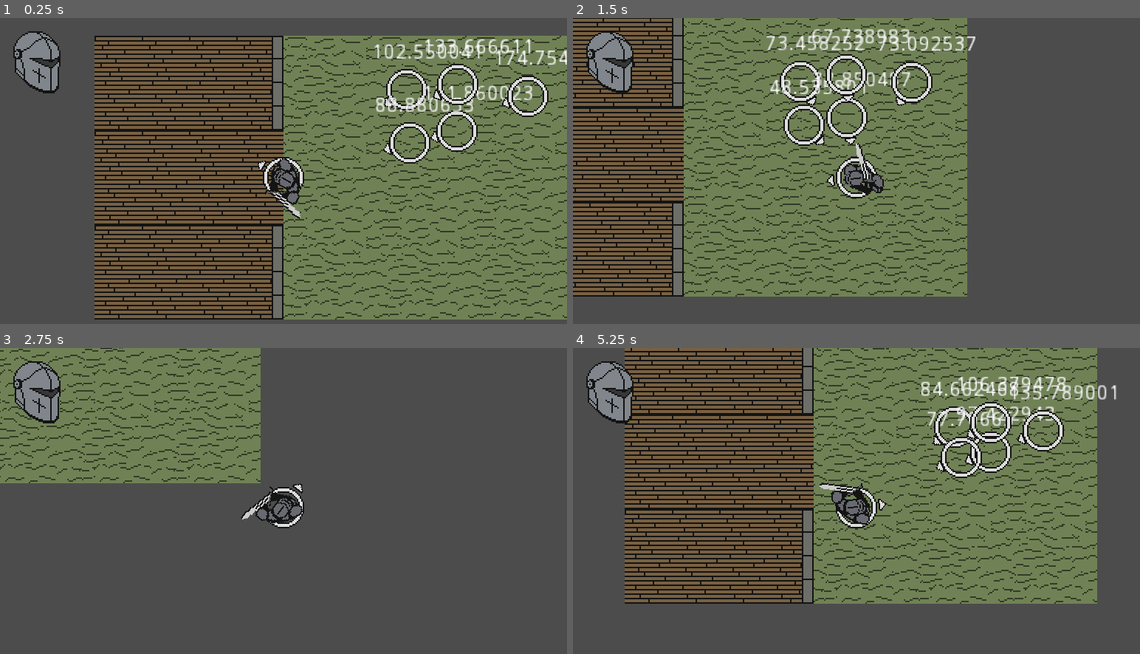
Above: before the commit, frames 1-4 (two rows, left to right).
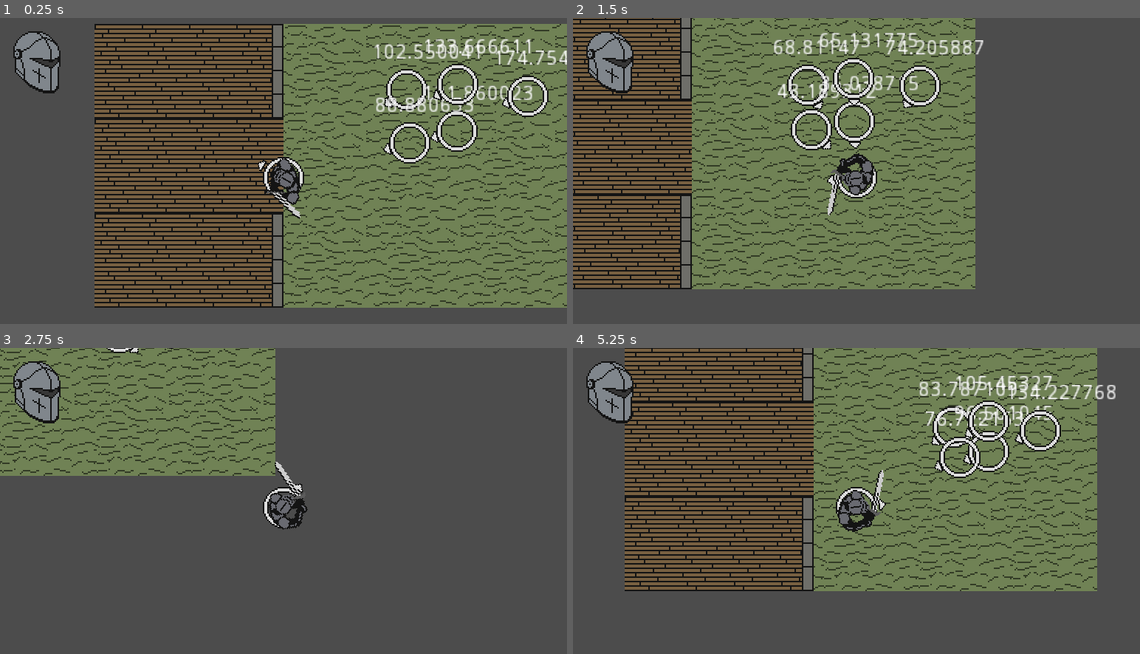
Above: after the commit, the same moments.

Repository: BGuerrero825/Slasher
Game: Godot game, scene res://Base.tscn
Same seed, same stepped clock (60 frames per second), same inputs: the game is played once before the commit and once after it.
Inputs (mouse positions are in pixels of both pictures, inside the frame that each line leads up to):
- Up to frame 1 (0.25 s): no input
- Up to frame 2 (1.5 s): move the mouse to (981, 161) at 0.52 s; press the mouse at (981, 161) at 0.53 s; hold D (move_right) 0.53-1.28 s; right-click (981, 161) at 0.8 s; move the mouse to (743, 192) at 1.27 s; release the mouse at (743, 192) at 1.28 s; hold S (move_down) from 1.28 s (still down); right-click (743, 192) at 1.35 s
- Up to frame 3 (2.75 s): click (170, 522) at 1.55 s; move the mouse to (340, 436) at 2.02 s; release S (move_down) at 2.03 s; press the mouse at (340, 436) at 2.03 s; hold D (move_right) from 2.03 s (still down); right-click (340, 436) at 2.3 s
- Up to frame 4 (5.25 s): move the mouse to (828, 571) at 2.77 s; release D (move_right) at 2.78 s; release the mouse at (828, 571) at 2.78 s; hold Up (move_up) 2.78-3.53 s; right-click (828, 571) at 2.85 s; click (828, 571) at 3.05 s; move the mouse to (1026, 556) at 3.52 s; press the mouse at (1026, 556) at 3.53 s; hold A (move_left) 3.53-5.03 s; right-click (1026, 556) at 3.8 s; move the mouse to (686, 461) at 4.27 s; release the mouse at (686, 461) at 4.28 s; right-click (686, 461) at 4.35 s; click (686, 461) at 4.55 s; move the mouse to (884, 507) at 5.02 s; press the mouse at (884, 507) at 5.03 s; hold S (move_down) from 5.03 s (still down)

The runs differ from the first frame. In frame 1, 35% of the frame differs, in the area x 16-100%, y 1-99%; in frame 2, 28%; in frame 3, 7.0%; in frame 4, 25%.

Commit message:
blocking anim
jerryrigged animations to character script, added block animation

Diff:
--- a/Base.tscn
+++ b/Base.tscn
@@ -8,6 +8,7 @@
 [node name="Base" type="Node2D"]
 
 [node name="background" type="Sprite" parent="."]
+position = Vector2( 0, -8 )
 texture = ExtResource( 4 )
 centered = false
 
--- a/code/player.gd
+++ b/code/player.gd
@@ -29,27 +29,37 @@
 	$"/root/Global".register_player(self)
 
 func _process(delta):
+	if Input.is_action_pressed("block"):
+		animation.play("Block")
+		walking = true
+	elif Input.is_action_just_released("block"):
+		walking = false
 
 	# COMBAT CODE
-	if attack_available:
-		if Input.is_action_just_pressed("attack"):
-			animation.play("Prep")
-			heavy_attack_available = false
-			$heavy_attack_charge_timer.start(HEAVY_ATTACK_CHARGE_TIME)
+	elif attack_available:
+		if Input.is_action_pressed("attack"):
+			if Input.is_action_just_pressed("attack"):
+				animation.play("Prep")
+				heavy_attack_available = false
+				$heavy_attack_charge_timer.start(HEAVY_ATTACK_CHARGE_TIME)
+
+			elif heavy_attack_available:
+				animation.play("Windup")
 
 		elif heavy_attack_available and Input.is_action_just_released("attack"):  # heavy attack charged up fully
 			$Label.text = 'HEAVY ATTACK'
 			animation.play("Heavy")
-
 			begin_attack_cooldown(HEAVY_ATTACK_COOLDOWN_TIME)
 			heavy_attack_available = false
 
 		elif Input.is_action_just_released("attack"):  # light attack
 			$Label.text = 'LIGHT ATTACK'
 			animation.play("Light")
-
 			$heavy_attack_charge_timer.stop()
 			begin_attack_cooldown(LIGHT_ATTACK_COOLDOWN_TIME)
+
+		else:
+			animation.play("Idle")
 
 
 	# MOVEMENT CODE
--- a/objects/player.tscn
+++ b/objects/player.tscn
@@ -11,6 +11,22 @@
 [sub_resource type="RectangleShape2D" id=2]
 extents = Vector2( 16, 24 )
 
+[sub_resource type="Animation" id=9]
+resource_name = "Block"
+loop = true
+tracks/0/type = "value"
+tracks/0/path = NodePath("character:frame")
+tracks/0/interp = 1
+tracks/0/loop_wrap = true
+tracks/0/imported = false
+tracks/0/enabled = true
+tracks/0/keys = {
+"times": PoolRealArray( 0, 0.5 ),
+"transitions": PoolRealArray( 1, 1 ),
+"update": 1,
+"values": [ 12, 13 ]
+}
+
 [sub_resource type="Animation" id=3]
 resource_name = "Heavy"
 length = 0.8
@@ -22,10 +38,10 @@
 tracks/0/imported = false
 tracks/0/enabled = true
 tracks/0/keys = {
-"times": PoolRealArray( 0, 0.2, 0.4, 0.6, 0.8 ),
-"transitions": PoolRealArray( 1, 1, 1, 1, 1 ),
+"times": PoolRealArray( 0, 0.15, 0.35, 0.5, 0.65, 0.8 ),
+"transitions": PoolRealArray( 1, 1, 1, 1, 1, 1 ),
 "update": 1,
-"values": [ 7, 8, 9, 10, 0 ]
+"values": [ 7, 8, 9, 10, 5, 0 ]
 }
 
 [sub_resource type="Animation" id=4]
@@ -109,7 +125,7 @@
 rotation = 1.5708
 texture = ExtResource( 1 )
 offset = Vector2( 3, -5 )
-vframes = 2
+vframes = 3
 hframes = 6
 
 [node name="hitbox" type="Area2D" parent="center"]
@@ -132,6 +148,7 @@
 disabled = true
 
 [node name="AnimationPlayer" type="AnimationPlayer" parent="center"]
+anims/Block = SubResource( 9 )
 anims/Heavy = SubResource( 3 )
 anims/Idle = SubResource( 4 )
 anims/Light = SubResource( 5 )
Binary file changed: art/knight.ase
Binary file changed: art/knight.png
Binary file added: art/peasant.ase
Binary file changed: art/stone_ground.ase
Not shown: 1 places in objects/player.tscn that only renumber resources
